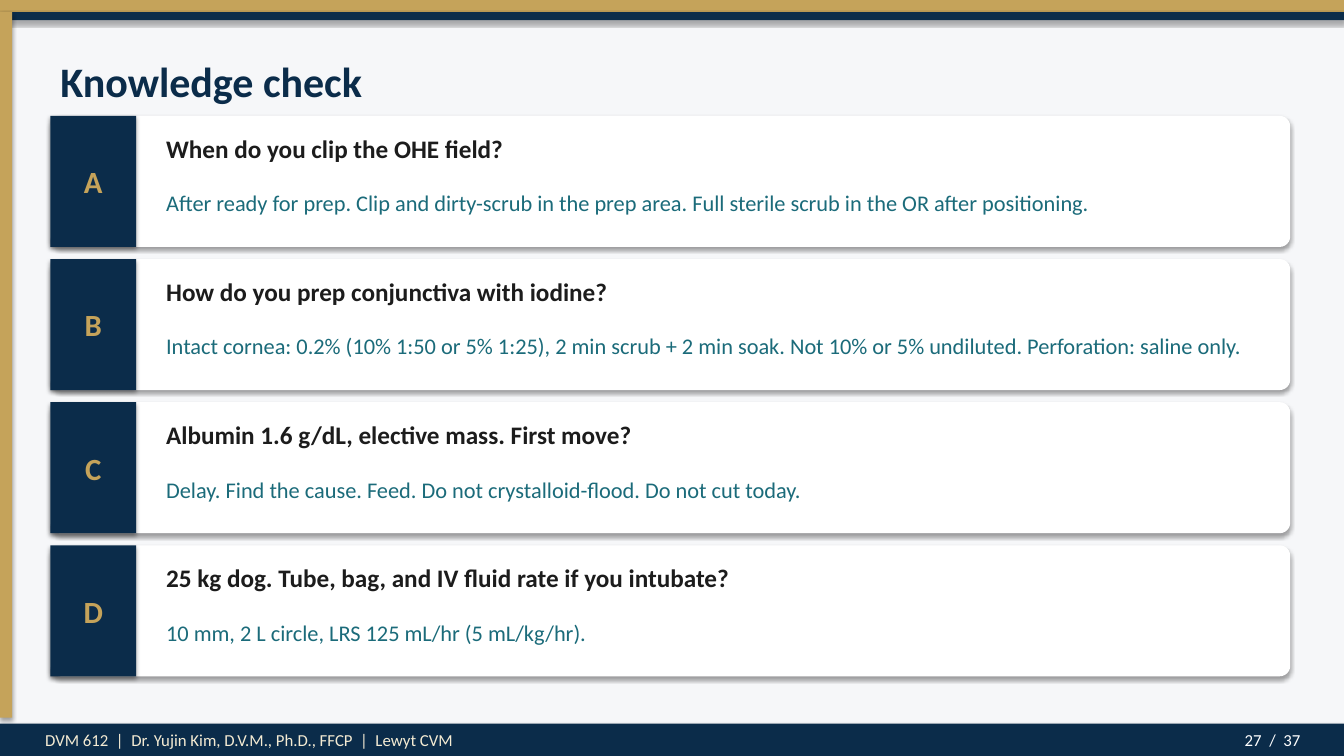
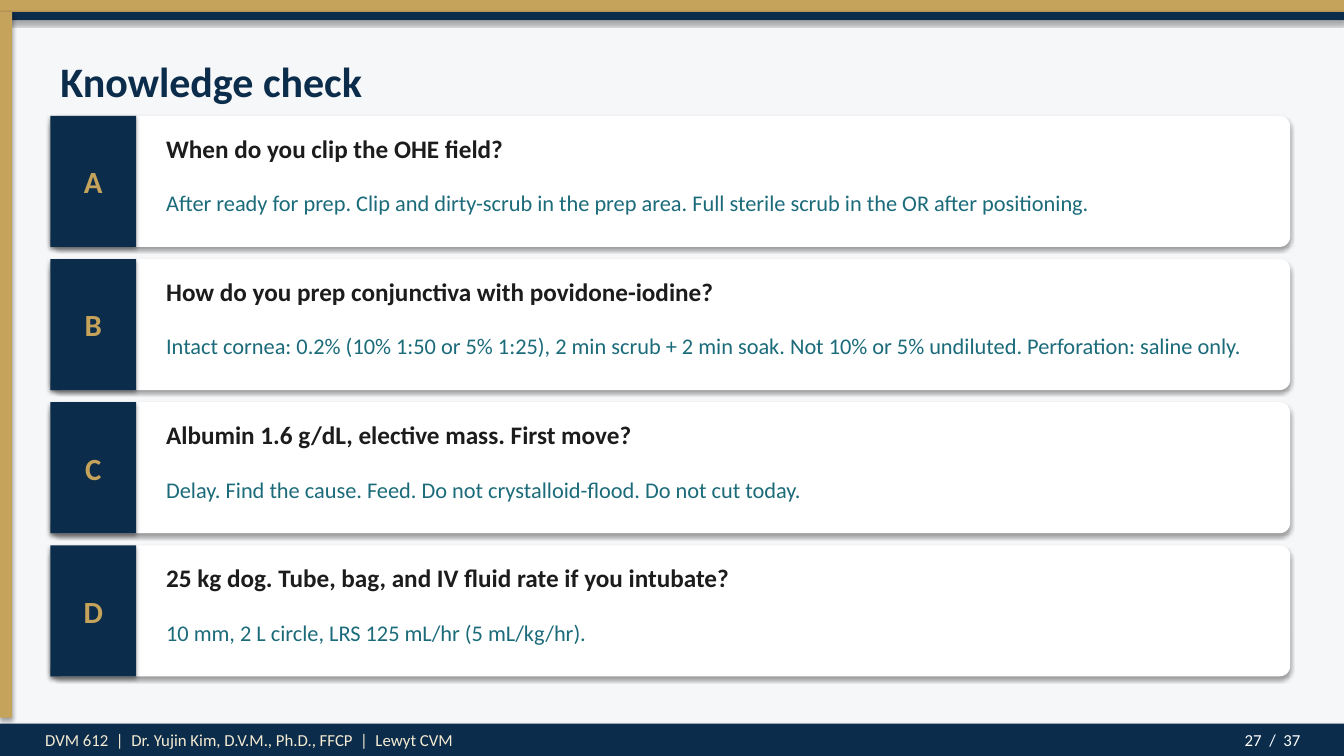
Before and after one commit to drkimvet/happycare, a slide deck: slide 27 of lectures/DVM-612_Week4_Preop_PatientPrep_Postop.pptx. Drawn at 1344x756 pixels with LibreOffice and Linux fonts; fonts in the diff are those of the drawing. Boxes give left, top, right and bottom in pixels: in the first picture for what was removed or moved away, otherwise in the second. Text is boxed around its words. In the diff, an @@ line names an element or a change of style, - is before the commit and + after.

```diff
--- a/lectures/DVM-612_Week4_Preop_PatientPrep_Postop.pptx
+++ b/lectures/DVM-612_Week4_Preop_PatientPrep_Postop.pptx
@@ text at [166, 283, 713, 306]: text changed @@
-How do you prep conjunctiva with iodine?
+How do you prep conjunctiva with povidone-iodine?
```
Also in this commit, not shown: 4 other slides changed, 8 other files.
